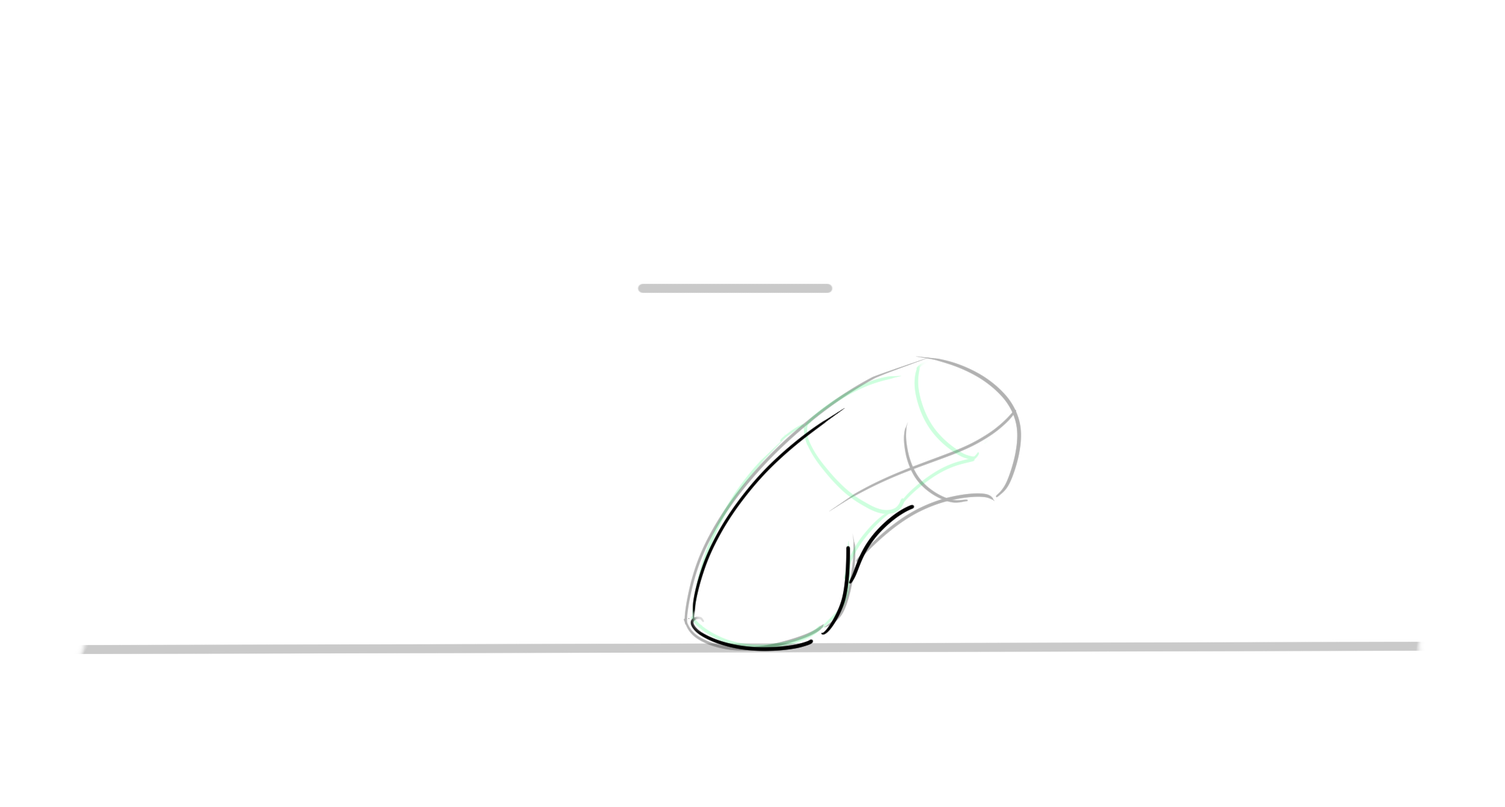
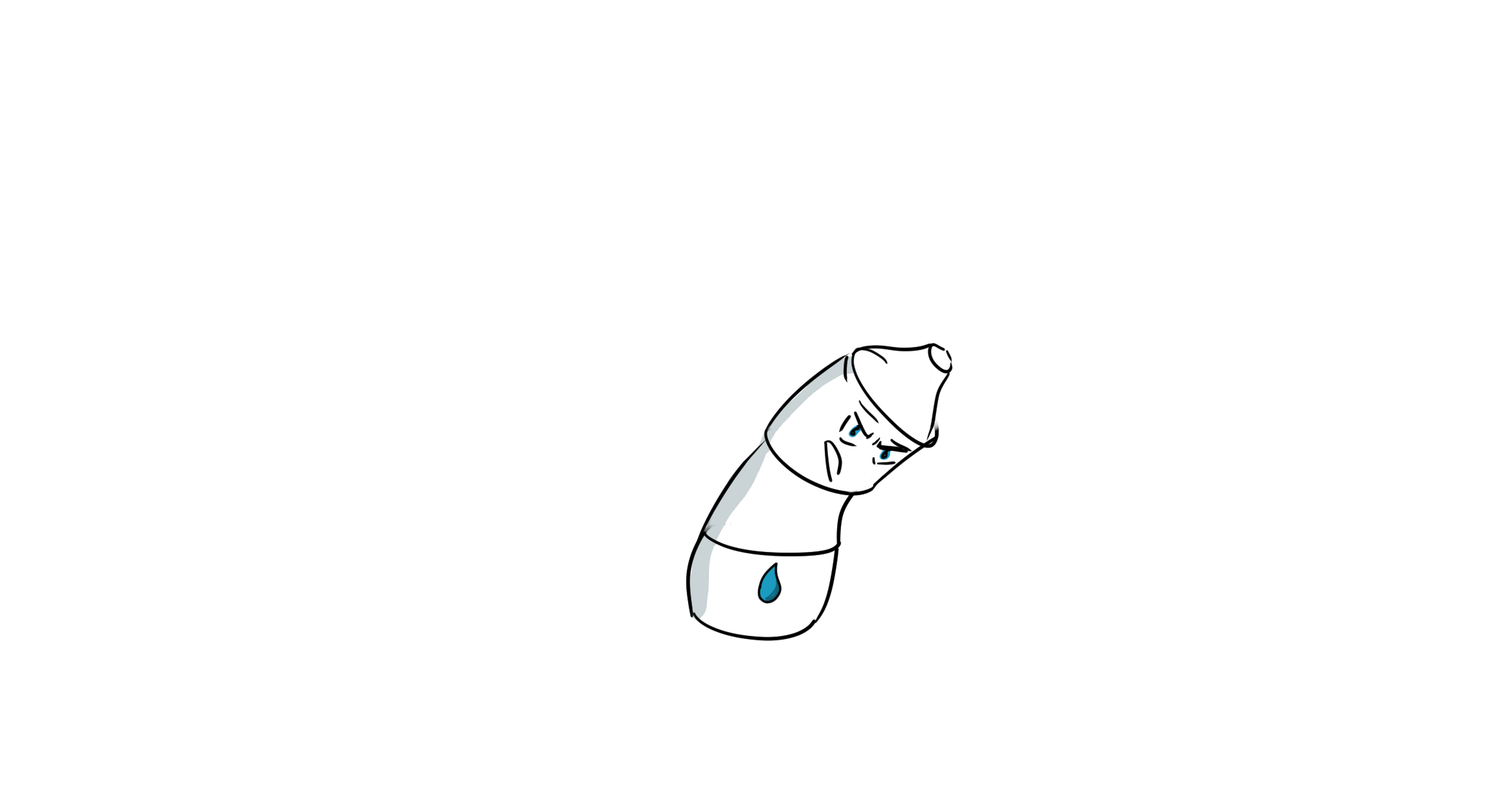
Layered file, before and after one edit (1505x807). Changes by layer:
painted on "10" (1st of 2, in "FirstPass") over (692, 377, 1018, 628)
painted on "9" (1st of 2, in "FirstPass") over (725, 365, 991, 611)
painted on "8" (1st of 2, in "FirstPass") over (757, 343, 954, 605)
painted on "7" (1st of 2, in "FirstPass") over (754, 345, 886, 590)
painted on "6" (1st of 2, in "FirstPass") over (683, 379, 810, 628)
painted on "5" (1st of 3, in "FirstPass") over (686, 411, 778, 581)
painted on "4" (1st of 3, in "FirstPass") over (686, 405, 783, 581)
painted on "3" (1st of 3, in "FirstPass") over (686, 400, 787, 587)
painted on "2" (1st of 3, in "FirstPass") over (686, 375, 815, 585)
added group "Color" with 10 layers above "Layout" over (496, 283, 1016, 650)
added layer "10" (2nd of 2, in "Color") in group "Color" over (691, 379, 1016, 650)
added layer "9" (2nd of 2, in "Color") in group "Color" over (690, 366, 990, 648)
added layer "8" (2nd of 2, in "Color") in group "Color" over (688, 344, 952, 640)
added layer "7" (2nd of 2, in "Color") in group "Color" over (683, 343, 931, 632)
added layer "6" (2nd of 2, in "Color") in group "Color" over (683, 381, 809, 634)
added layer "5" (2nd of 3, in "Color") in group "Color" over (683, 381, 807, 639)
added layer "4" (2nd of 3, in "Color") in group "Color" over (683, 377, 812, 642)
added layer "3" (2nd of 3, in "Color") in group "Color" over (683, 377, 813, 639)
added layer "2" (2nd of 3, in "Color") in group "Color" over (683, 368, 824, 633)
added layer "1" (2nd of 4, in "Color") in group "Color" over (637, 283, 820, 629)
hid group "Layout" (11 layers) over (251, 283, 1373, 654)
hid group "Scale" (1 layers) over (77, 283, 1424, 655)
hid "Paper" over (77, 283, 1424, 655)
